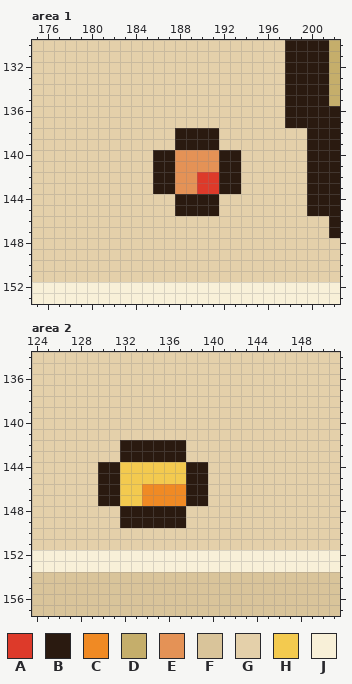
Edited in one commit: pixel-art file (aseprite-source/extras-pixel/cast/win-scene.aseprite). The first picture shows the starting point.
320x200 pixels, 1 frame. Colours within 5 levels of each other are drawn and written as one. Shown: area 1: x 175..202, y 130..153; area 2: x 124..151, y 134..157. The commit also changed other parts of the picture, which this record leaves out.
Palette (. is transparent): A #dd3a2a  B #2a1a10  C #f08a24  D #c5ae6b  E #e49256  F #d9c49a  G #e4d0aa  H #f3ca4f  J #f8f0d8
Pixels before, area 1, first column x 175:
130 GGGGGGGGGGGGGGGGGGGGGGGBBBBD
131 GGGGGGGGGGGGGGGGGGGGGGGBBBBD
132 GGGGGGGGGGGGGGGGGGGGGGGBBBBD
133 GGGGGGGGGGGGGGGGGGGGGGGBBBBD
134 GGGGGGGGGGGGGGGGGGGGGGGBBBBD
135 GGGGGGGGGGGGGGGGGGGGGGGBBBBD
136 GGGGGGGGGGGGGGGGGGGGGGGBBBBB
137 GGGGGGGGGGGGGGGGGGGGGGGBBBBB
138 GGGGGGGGGGGGGBBBBGGGGGGGGBBB
139 GGGGGGGGGGGGGBBBBGGGGGGGGBBB
140 GGGGGGGGGGGBBEEEEBBGGGGGGBBB
141 GGGGGGGGGGGBBEEEEBBGGGGGGBBB
142 GGGGGGGGGGGBBEEAABBGGGGGGBBB
143 GGGGGGGGGGGBBEEAABBGGGGGGBBB
144 GGGGGGGGGGGGGBBBBGGGGGGGGBBB
145 GGGGGGGGGGGGGBBBBGGGGGGGGBBB
146 GGGGGGGGGGGGGGGGGGGGGGGGGGGB
147 GGGGGGGGGGGGGGGGGGGGGGGGGGGB
148 GGGGGGGGGGGGGGGGGGGGGGGGGGGG
149 GGGGGGGGGGGGGGGGGGGGGGGGGGGG
150 GGGGGGGGGGGGGGGGGGGGGGGGGGGG
151 GGGGGGGGGGGGGGGGGGGGGGGGGGGG
152 JJJJJJJJJJJJJJJJJJJJJJJJJJJJ
153 JJJJJJJJJJJJJJJJJJJJJJJJJJJJ
Pixels before, area 2, first column x 124:
134 GGGGGGGGGGGGGGGGGGGGGGGGGGGG
135 GGGGGGGGGGGGGGGGGGGGGGGGGGGG
136 GGGGGGGGGGGGGGGGGGGGGGGGGGGG
137 GGGGGGGGGGGGGGGGGGGGGGGGGGGG
138 GGGGGGGGGGGGGGGGGGGGGGGGGGGG
139 GGGGGGGGGGGGGGGGGGGGGGGGGGGG
140 GGGGGGGGGGGGGGGGGGGGGGGGGGGG
141 GGGGGGGGGGGGGGGGGGGGGGGGGGGG
142 GGGGGGGGBBBBBBGGGGGGGGGGGGGG
143 GGGGGGGGBBBBBBGGGGGGGGGGGGGG
144 GGGGGGBBHHHHHHBBGGGGGGGGGGGG
145 GGGGGGBBHHHHHHBBGGGGGGGGGGGG
146 GGGGGGBBHHCCCCBBGGGGGGGGGGGG
147 GGGGGGBBHHCCCCBBGGGGGGGGGGGG
148 GGGGGGGGBBBBBBGGGGGGGGGGGGGG
149 GGGGGGGGBBBBBBGGGGGGGGGGGGGG
150 GGGGGGGGGGGGGGGGGGGGGGGGGGGG
151 GGGGGGGGGGGGGGGGGGGGGGGGGGGG
152 JJJJJJJJJJJJJJJJJJJJJJJJJJJJ
153 JJJJJJJJJJJJJJJJJJJJJJJJJJJJ
154 FFFFFFFFFFFFFFFFFFFFFFFFFFFF
155 FFFFFFFFFFFFFFFFFFFFFFFFFFFF
156 FFFFFFFFFFFFFFFFFFFFFFFFFFFF
157 FFFFFFFFFFFFFFFFFFFFFFFFFFFF
The result:
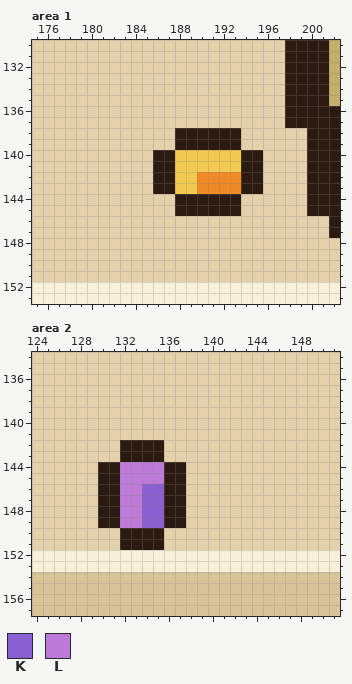
Colours new in this view: K #8a5fd0  L #bd7ad8
Change:
{"where": "area 1"}
{"y":138,"x":192,"old":"GG","new":"BB"}
{"y":139,"x":192,"old":"GG","new":"BB"}
{"y":140,"x":188,"old":"EEEEBBGG","new":"HHHHHHBB"}
{"y":141,"x":188,"old":"EEEEBBGG","new":"HHHHHHBB"}
{"y":142,"x":188,"old":"EEAABBGG","new":"HHCCCCBB"}
{"y":143,"x":188,"old":"EEAABBGG","new":"HHCCCCBB"}
{"y":144,"x":192,"old":"GG","new":"BB"}
{"y":145,"x":192,"old":"GG","new":"BB"}
{"where": "area 2"}
{"y":142,"x":136,"old":"BB","new":"GG"}
{"y":143,"x":136,"old":"BB","new":"GG"}
{"y":144,"x":132,"old":"HHHHHHBB","new":"LLLLBBGG"}
{"y":145,"x":132,"old":"HHHHHHBB","new":"LLLLBBGG"}
{"y":146,"x":132,"old":"HHCCCCBB","new":"LLKKBBGG"}
{"y":147,"x":132,"old":"HHCCCCBB","new":"LLKKBBGG"}
{"y":148,"x":130,"old":"GGBBBB","new":"BBLLKK"}
{"y":149,"x":130,"old":"GGBBBB","new":"BBLLKK"}
{"y":150,"x":132,"old":"GGGG","new":"BBBB"}
{"y":151,"x":132,"old":"GGGG","new":"BBBB"}
{"label":"changed","picture_box":[175,128,263,216]}
{"label":"changed","picture_box":[98,440,208,550]}
